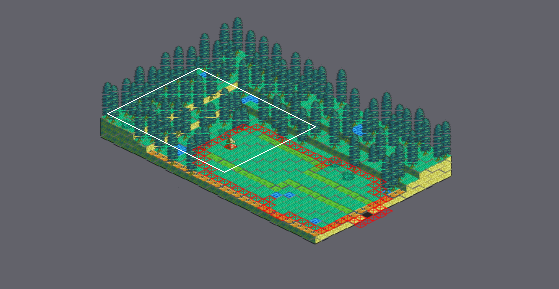
Two states of a Tiled map, Final_Fantasy_Mystery_World/Game/assets/maps/Tutorial_Final.tmx. Above: a wide view before the commit, with the close-up outlined.
Close-up. Before the edit:
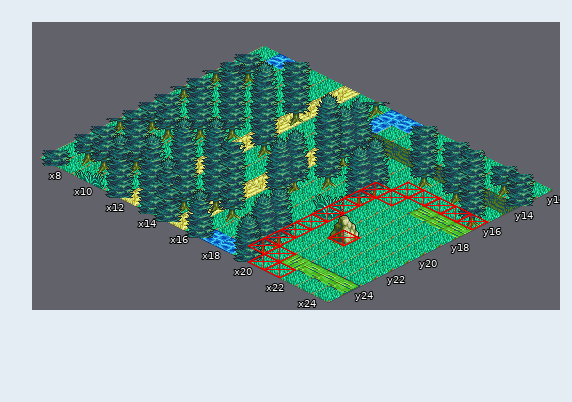
Cells are 32x16 px. Isometric: x runs down to the right, y down to the left. Shown: x 7..24, y 12..25. The commit also changed other parts of the map, which this record leaves out. The old version is drawn lined up with the new one.
After the commit:
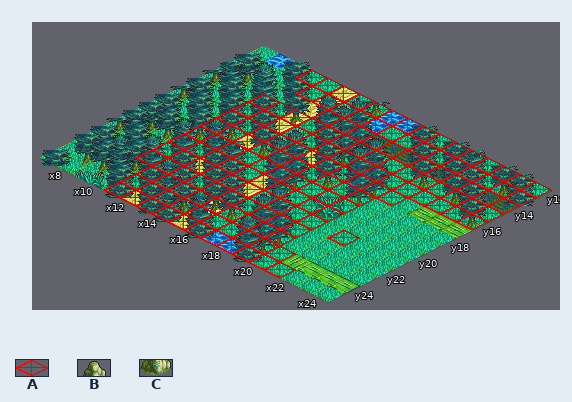
Key: from "tutorial_tileset": A 4, B 294, C 317.
_ is an empty cell.
The exact change:
{"change": "map size 45x45 -> 51x45 cells"}
{"where": "layer \"Enviorment\""}
{"y":20,"x":20,"old":"B","new":"_"}
{"y":21,"x":21,"old":"C","new":"_"}
{"where": "layer \"Collider\""}
{"y":12,"x":10,"old":"_______________","new":"AAAAAAAAAAAAAAA"}
{"y":13,"x":11,"old":"______________","new":"AAAAAAAAAAAAAA"}
{"y":14,"x":13,"old":"____________","new":"AAAAAAAAAAAA"}
{"y":15,"x":10,"old":"_______________","new":"AAAAAAAAAAAAAAA"}
{"y":16,"x":10,"old":"__________","new":"AAAAAAAAAA"}
{"y":17,"x":10,"old":"_________","new":"AAAAAAAAA"}
{"y":18,"x":10,"old":"_________","new":"AAAAAAAAA"}
{"y":19,"x":10,"old":"_________","new":"AAAAAAAAA"}
{"y":20,"x":10,"old":"_________","new":"AAAAAAAAA"}
{"y":21,"x":10,"old":"_________","new":"AAAAAAAAA"}
{"y":22,"x":10,"old":"_________","new":"AAAAAAAAA"}
{"y":23,"x":11,"old":"________","new":"AAAAAAAA"}
{"y":24,"x":11,"old":"________","new":"AAAAAAAA"}
{"y":25,"x":11,"old":"_________","new":"AAAAAAAAA"}
{"label":"changed","picture_box":[104,70,552,262]}
